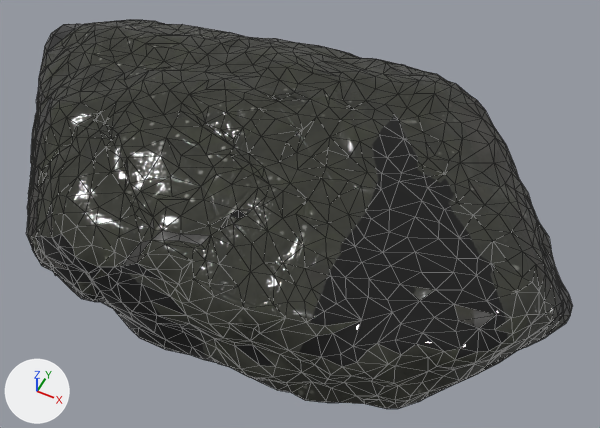
What one commit did to the glTF model inthistown/src/real/assets/glb/rock_slab.glb.
Rendered twice from a 50 mm lens placed at (0.841, -1.484, 1.872), pointed at (0.13, -0.061, 0.093). The axes (+X, +Y, +Z) are drawn at lower left. The lights are the same throughout. The older version comes first. Mesh edges are drawn as thin lines. Vertices at exactly the same position are counted once.

The scene before the commit, as lines of its bpy script (objects in view):
```python
me_rock_slab = bpy.data.meshes.new('rock_slab')
me_rock_slab.from_pydata(...)  # 1775 vertices, 3546 faces; spans x -0.92..0.91, y -0.61..0.61, z -0.04..0.42
me_rock_slab.materials.append(mat_m_rock_slab)
ob_rock_slab = bpy.data.objects.new('rock_slab', me_rock_slab)
ob_rock_slab.location = (0.0, 0.0, 0.0)
```
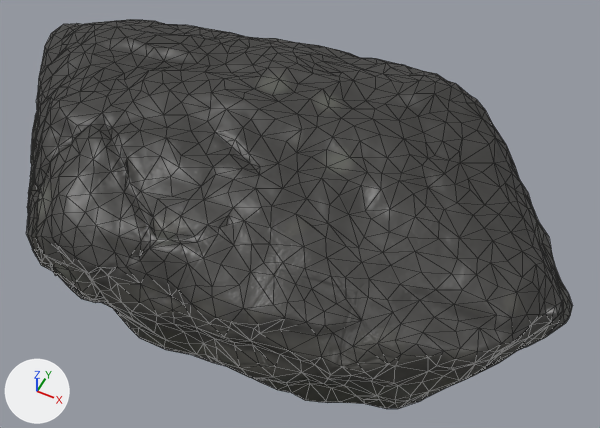
Location of each change, [x1, y1, x2, y2] in pixels of the pictures (600 x 428 px; the box of a moved part takes in the faces that stretch with it):
part 1 of me_rock_slab, moved or reshaped
    before: [27, 79, 444, 401]
    after: [27, 58, 444, 401]
part 2 of me_rock_slab, reshaped
    before: [37, 21, 196, 108]
    after: [36, 21, 196, 108]
part 3 of me_rock_slab, added
    after: [496, 325, 531, 352]
part 4 of me_rock_slab, surface changed
    both: [30, 20, 562, 401]

The change in detail:
me_rock_slab has 1775 vertices, 3546 faces and spans x -0.92..0.91, y -0.61..0.61, z -0.04..0.42.
me_rock_slab is used by ob_rock_slab; location (0.0, 0.0, 0.0).
me_rock_slab part 1: 24 vertices moved from x -0.41..0.69, y -0.57..0.39, z -0.03..0.41 to x -0.4..0.7, y -0.58..0.41, z -0.03..0.41; 167 vertices removed from x -0.61..0.65, y -0.59..0.45, z -0.04..0.42; 158 vertices added at x -0.6..0.66, y -0.59..0.45, z -0.03..0.41.
me_rock_slab part 2: 6 vertices removed from x -0.86..-0.51, y -0.05..0.37, z 0.05..0.32; 13 vertices added at x -0.86..-0.5, y -0.07..0.43, z 0.05..0.32.
me_rock_slab part 3: 1 vertex added at x 0.81, y -0.29, z 0.21.
me_rock_slab part 4: 2844 kept faces spanning x -0.92..0.91, y -0.61..0.61, z -0.03..0.42 get new texture (UV) coordinates.
